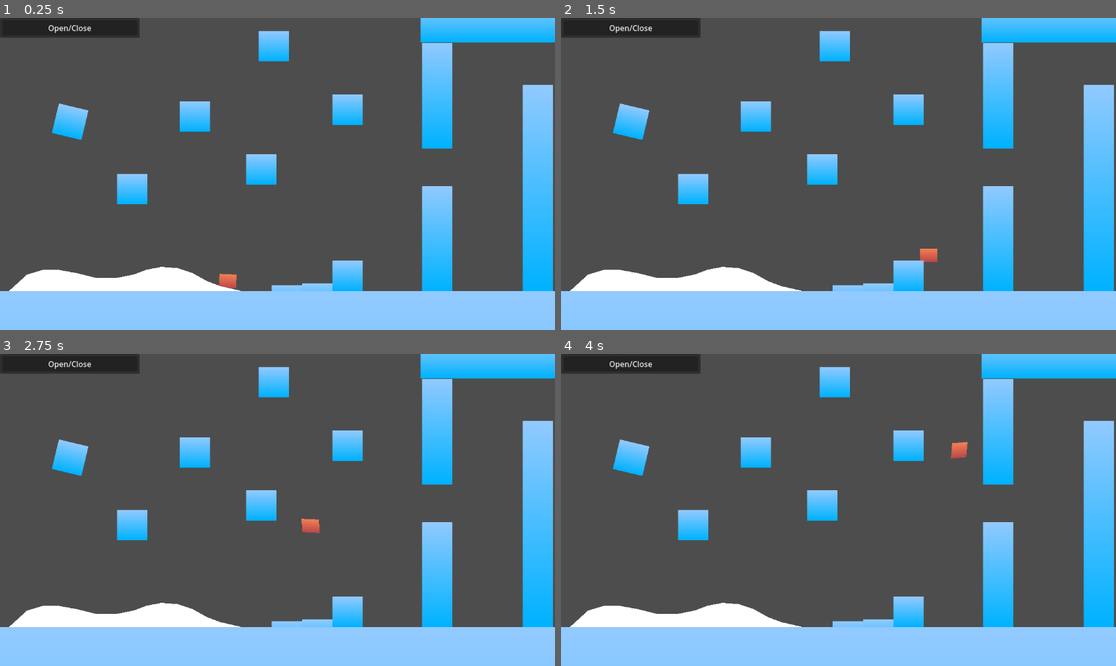
Above: before the commit, frames 1-4 (two rows, left to right).
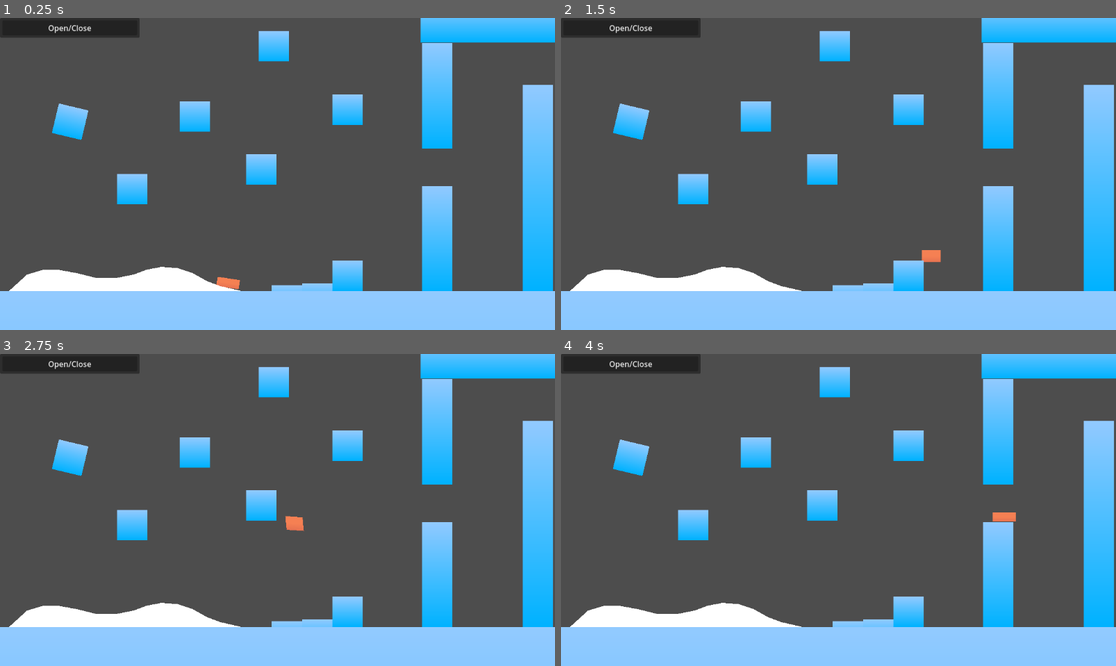
Above: after the commit, the same moments.

Repository: Aexll/SmoothPlatformer
Game: Godot game, scene res://Scenes/TestScene.tscn
Same seed, same stepped clock (60 frames per second), same inputs: the game is played once before the commit and once after it.
Inputs (mouse positions are in pixels of both pictures, inside the frame that each line leads up to):
- Up to frame 1 (0.25 s): no input
- Up to frame 2 (1.5 s): tap Enter at 0.5 s; move the mouse to (960, 158) at 0.52 s; hold D (move_right) from 0.53 s (still down); tap Space (jump) at 0.6, 0.77, 1.07 s; move the mouse to (727, 189) at 1.27 s; right-click (727, 189) at 1.35 s
- Up to frame 3 (2.75 s): tap Space (jump) at 1.52, 1.55, 1.82, 2.3 s; move the mouse to (333, 441) at 2.02 s; release D (move_right) at 2.03 s; hold A (move_left) from 2.03 s (still down); tap F (timeslow) at 2.1 s
- Up to frame 4 (4 s): move the mouse to (810, 572) at 2.77 s; release A (move_left) at 2.78 s; hold D (move_right) from 2.78 s (still down); tap Enter at 2.85 s; tap Space (jump) at 3.02, 3.05, 3.32, 3.6, 3.77 s; move the mouse to (1005, 556) at 3.52 s

The runs differ from the first frame. In frame 1, 0.2% of the frame differs, in the area x 38-44%, y 81-87%; in frame 2, 0.1%; in frame 3, 0.3%, in the area x 51-58%, y 51-58%; in frame 4, 0.3%.

Commit message:
tweened hit animation + apex modification

Diff:
--- /dev/null
+++ b/Scenes/Inertia.gdshader
@@ -0,0 +1,26 @@
+shader_type canvas_item;
+
+uniform float amplitude = 20.f;
+uniform float speed = 2.f;
+uniform vec2 dir = vec2(10,-10);
+
+uniform vec2 line_point = vec2(0,0); // Un point sur la ligne
+uniform vec2 line_dir = vec2(1,1);  // Direction de la ligne
+
+void vertex() {
+	//VERTEX =  mix(VERTEX,VERTEX+dir,pow(distance(VERTEX.y,16)/32.0,2));
+	vec2 line_dir_norm = normalize(line_dir);
+	vec2 pts = VERTEX - line_point;
+	float proj_len = dot(pts,line_dir_norm);
+	vec2 proj_pts = line_point + proj_len * line_dir_norm;
+	VERTEX = mix(VERTEX,proj_pts,0.5);
+}
+
+void fragment() {
+
+}
+
+//void light() {
+	// Called for every pixel for every light affecting the CanvasItem.
+	// Uncomment to replace the default light processing function with this one.
+//}
--- a/Scenes/Player.gd
+++ b/Scenes/Player.gd
@@ -2,11 +2,12 @@
 
 
 @export var apex_curve:Curve
-@export var img:Sprite2D
+#@export var img:Sprite2D
+@onready var visual:Polygon2D = $Node2D/Node2D/Polygon2D
 
 var SPEED		:float = 400	## Targeted speed
-var ACC			:float = 240	## acceleration
-var AIRC		:float = 2		## air control divider (the higher the value the less control you have)
+var ACC			:float = 250	## acceleration
+var AIRC		:float = 0.5	## air control divider (the higher the value the less control you have)
 var GRA			:float = 40		## gravity acceleration
 var TRGGRA		:float = 700 	## Targeted gravity with air drag
 var JMP			:float = 800	## Jump velocity
@@ -16,12 +17,15 @@
 var COYINT		:float = 0.1	## Coyote time interval
 var WALLDRAG	:float = 0.5	## Wall Drag Factor
 var DSHV		:float = 1500	## Dash velocity
+var APXVV		:float = 40		## Apex vertical velocity switch
+var APXGF		:float = 0.90	## Apex gravity factor
 
 ## VISUALS
 
 var SQSHT		:float = 0.2	## Squeeshing time
 var SQSHI		:float = 0.8	## Squeeshing intensity
-
+var DFRMSZ		:float = 1		## Defrome size (deformation from velocity)
+var DFRMMX		:float = 0.5	## Defrome maximum
 
 
 
@@ -40,29 +44,29 @@
 var jump_ended_early = false
 
 ## apex
-var apex_mode_time:float = APEXT
-var apex_reached:bool = false
-var apex_reached_time:float = 0
-var in_apex_mode:bool:
-	get: return apex_reached and wtime(apex_reached_time,apex_mode_time)
-var apex_mode_factor:float:
-	get: return ((time-apex_reached_time)/apex_mode_time)
-var apex_mode_factor_curved:float:
-	get: return apex_curve.sample(apex_mode_factor)
+var at_apex:bool = false
+var apex_factor:float: ## when in apex mode, 1 when at apex top, if at down
+	get: return 1-(clamp(abs(velocity[1])/APXVV,0,1))
 
 
 var speed:float:
 	get:
 		var final_speed = SPEED
-		#if in_apex_mode: final_speed*=1+apex_mode_factor_curved*0.1
 		return final_speed
+
+var air_control:float:
+	get:
+		var final_ac = AIRC
+		if at_apex: final_ac *= 1+apex_factor*5
+		return final_ac
 
 var gravity:float:
 	get:
 		var final_gravity = GRA
 		if jump_ended_early:
 			final_gravity *= JMPRLYGF # jump_ended_early_gravity_factor
-		if in_apex_mode:final_gravity*=1-apex_mode_factor_curved
+		#if in_apex_mode:final_gravity*=1-apex_mode_factor_curved
+		if at_apex:final_gravity*=1 - apex_factor*APXGF
 		return final_gravity
 
 
@@ -77,9 +81,10 @@
 var in_jump = false
 func jump():
 	if in_jump: return # avoiding jump buffering overflow
+	if tween_squeesh_inst: tween_reset()
 	jump_ended_early = false
 	in_jump = true
-	apex_reached_time = 0
+	#apex_reached_time = 0
 	jump_press_time = -1
 	velocity[1] = -1*JMP
 
@@ -100,18 +105,25 @@
 var tween_squeesh_inst:Tween # only one instance so it can be retriggered with ease
 
 func tween_squeesh(dir:Vector2,delay:float = 0.1,intensity:float = 0.5):
+	if tween_squeesh_inst: tween_squeesh_inst.stop()
 	var mp = Vector2(abs(cos(dir.angle())),abs(sin(dir.angle())))
 	var midscale = Vector2(1+0.4*intensity,1+0.4*intensity) - (mp) * 0.8 * intensity
-	var midpos = Vector2(cos(dir.angle()),sin(dir.angle()))*(10*(intensity))
+	var midpos = Vector2(cos(dir.angle()),sin(dir.angle()))*10*intensity
 	tween_squeesh_inst = get_tree().create_tween()
-	tween_squeesh_inst.tween_property($Node2D/Node2D/Sprite2D, "position", midpos, delay/4)#.set_trans(SQSHT).set_ease(Tween.EASE_OUT)
+	tween_squeesh_inst.tween_property(visual, "position", midpos, delay/4)#.set_trans(Tween.TRANS_CIRC).set_ease(Tween.EASE_OUT)
 	tween_squeesh_inst.parallel().tween_property($Node2D/Node2D, "scale", midscale, delay/4)#.set_trans(SQSHT).set_ease(Tween.EASE_OUT)
-	tween_squeesh_inst.tween_property($Node2D/Node2D/Sprite2D, "position", Vector2(), delay/2)#.set_trans(SQSHT).set_ease(Tween.EASE_IN)
+	tween_squeesh_inst.tween_property(visual, "position", Vector2(), delay/2)#.set_trans(Tween.TRANS_CIRC).set_ease(Tween.EASE_OUT)
 	tween_squeesh_inst.parallel().tween_property($Node2D/Node2D, "scale", Vector2(1,1), delay/2)#.set_trans(SQSHT).set_ease(Tween.EASE_IN)
 	await tween_squeesh_inst.finished
 
-
-func on_wall_hit():
+func tween_reset():
+	tween_squeesh_inst.stop()
+	tween_squeesh_inst = get_tree().create_tween()
+	tween_squeesh_inst.tween_property(visual, "position", Vector2(), 0.05)#.set_trans(SQSHT).set_ease(Tween.EASE_IN)
+	tween_squeesh_inst.parallel().tween_property($Node2D/Node2D, "scale", Vector2(1,1), 0.05)#.set_trans(SQSHT).set_ease(Tween.EASE_IN)
+	await tween_squeesh_inst.finished
+
+func on_wall_enter():
 	in_jump = false
 	on_wall = true
 	if wtime(jump_press_time,JMPBUFT):
@@ -122,50 +134,48 @@
 	on_wall = false
 	last_was_on_wall_time = time
 
-func when_wall_hit():
+func when_on_wall():
 	## Wall Drag
 	var direction = Input.get_axis("move_left","move_right")
 	if direction*get_wall_normal()[0] < 0:
 		velocity[1] *= WALLDRAG
 	pass
 
-func when_in_air():
-	velocity[1] = move_toward(velocity[1],TRGGRA,gravity)
-
-func on_in_air():
-	on_floor=false
-	last_was_on_floor_time = time
-
-func on_in_ground():
+
+
+func on_floor_enter():
 	on_floor=true
-	apex_reached=false
+	#apex_reached=false
 	in_jump=false
 	if wtime(jump_press_time,JMPBUFT):
 		jump()
 	tween_squeesh(Vector2.DOWN,SQSHT,SQSHI)
 
-func on_apex_reached():
-	apex_reached=true
-	apex_reached_time=time
+func on_floor_leave():
+	on_floor=false
+	last_was_on_floor_time = time
+
+func when_on_floor():
+	pass
+
 
 func _physics_process(delta):
-	if not is_on_floor():
-		when_in_air()
-		if on_floor: # when first leaving the floor
-			on_in_air()
-	elif !on_floor: # when hiting the ground for the first time
-		on_in_ground()
-
-	if not apex_reached and velocity[1] > 0:
-		on_apex_reached()
-
+
+	## FLOOR
+	if is_on_floor():
+		when_on_floor()
+		if not on_floor: on_floor_enter()
+	elif on_floor:
+		on_floor_leave()
+
+	## WALL
 	if is_on_wall():
-		when_wall_hit()
-		if not on_wall:
-			on_wall_hit()
+		when_on_wall()
+		if not on_wall: on_wall_enter()
 	elif on_wall:
 		on_wall_leave()
 
+	## CELING
 	if is_on_ceiling():
 		if not on_celling:
 			on_celling = true
@@ -173,17 +183,27 @@
 	elif on_celling:
 		on_celling = false
 
+	## GRAVITY
+	if not on_floor:
+		velocity[1] = move_toward(velocity[1],TRGGRA,gravity)
+
+
+	## APEX
+	at_apex = abs(velocity[1]) < APXVV
+
+
+	## DIRECTION
 	var direction_x = Input.get_axis("move_left","move_right")
 	var direction_y = Input.get_axis("move_up","move_down")
 	var direction = Vector2(direction_x,direction_y)
 
-
+	## TIMESCALE
 	if Input.is_action_just_pressed("timeslow"):
 		Engine.set_time_scale(0.2)
 	if Input.is_action_just_released("timeslow"):
 		Engine.set_time_scale(1)
 
-
+	## JUMP START
 	if Input.is_action_just_pressed("jump"):
 		jump_press_time = time
 		if is_on_floor() or in_coyote_interval_floor():
@@ -194,24 +214,27 @@
 		elif is_on_wall() or in_coyot_interval_wall():
 			wall_jump()
 
+	## JUMP STOP
 	if Input.is_action_just_released("jump"):
 		if in_jump and velocity[1] < 0:
 			jump_ended_early = true
 
-
+	## DASH (PROTOTYPE)
 	#if direction and Input.is_action_just_pressed("dash"):
 		#velocity = (direction).normalized()*DSHV
 
+	## MOVING
 	if direction_x:
 		if is_on_floor():
 			velocity[0] = move_toward(velocity[0], direction_x*speed, ACC)
 		else:
-			velocity[0] = move_toward(velocity[0], direction_x*speed, ACC/AIRC)
+			velocity[0] = move_toward(velocity[0], direction_x*speed, ACC*air_control)
 	else:
 		if is_on_floor():
 			velocity[0] = move_toward(velocity[0], direction_x*speed, ACC)
 		else:
 			velocity[0] = move_toward(velocity[0], 0, ACC/8)
+
 
 	if is_on_floor():
 		$Node2D.rotation = move_toward($Node2D.rotation, (get_floor_normal().rotated(deg_to_rad(90))).angle(),0.05)
@@ -219,13 +242,19 @@
 		#$Node2D.rotation = move_toward($Node2D.rotation, (get_wall_normal().rotated(deg_to_rad(180))).angle(),0.1)
 	else:
 		$Node2D.rotation = move_toward($Node2D.rotation, 0,0.1)
-	#$Node2D.skew = velocity[0]
-	#linear_velocity = Vector2(Input.get_axis("move_left","move_right")*1000,linear_velocity[1])
-
-	#$Node2D/Sprite2D.material.get_shader_parameter("r")
-	#$Node2D/Sprite2D.get_material().set_shader_parameter("size", 0.0);
+
 
 	move_and_slide()
 
-	$Node2D/Node2D/Sprite2D.material.set_shader_parameter("r", (velocity).angle()*-2);
-	$Node2D/Node2D/Sprite2D.material.set_shader_parameter("size", abs(clamp(velocity.length()/3000,0,0.5)));
+	## VISUAL
+	visual.material.set_shader_parameter("r", (velocity).angle()*-2);
+	var curent_size = visual.material.get_shader_parameter("size")
+	var target_size = abs(clamp(velocity.length()/(3000*(1/DFRMSZ)),0,DFRMMX))
+	visual.material.set_shader_parameter("size", move_toward(curent_size,target_size,0.8*delta));
+	var current_offset = visual.material.get_shader_parameter("offset")
+	var offset = Vector2()
+	if on_floor:
+		offset += Vector2(0,8)
+	if on_wall:
+		offset += Vector2(get_wall_normal()[0]*-8,0)
+	visual.material.set_shader_parameter("offset", lerp(current_offset,offset, 0.1) );
--- a/Scenes/Squeeshing.gdshader
+++ b/Scenes/Squeeshing.gdshader
@@ -1,6 +1,6 @@
 shader_type canvas_item;
 
-uniform float size = 1;
+uniform float size = 0;
 uniform float r = 0;
 uniform vec2 offset = vec2(0,0);
 //uniform float x = 0;
@@ -20,6 +20,7 @@
 	VERTEX *= deform;
 	VERTEX.y += ary.y * offset.y * -2.0;
 	VERTEX.x += arx.x * offset.x * -2.0;
+	//VERTEX += ary;
 
 }
 
--- a/Scenes/TestScene.tscn
+++ b/Scenes/TestScene.tscn
@@ -25,9 +25,14 @@
 gradient = SubResource("Gradient_xdhhk")
 fill_from = Vector2(1, 1)
 
-[sub_resource type="CapsuleShape2D" id="CapsuleShape2D_k44qm"]
-radius = 16.0
-height = 32.0
+[sub_resource type="ShaderMaterial" id="ShaderMaterial_8gqqi"]
+shader = ExtResource("2_0pxag")
+shader_parameter/size = 0.31
+shader_parameter/r = 0.06
+shader_parameter/offset = Vector2(0, 8)
+
+[sub_resource type="CircleShape2D" id="CircleShape2D_xkrip"]
+radius = 15.8
 
 [sub_resource type="Animation" id="Animation_7afvw"]
 resource_name = "hit_down"
@@ -228,6 +233,16 @@
 object = NodePath("../../../../../../CharacterBody2D")
 field_name = "SQSHI"
 
+[node name="HBoxContainer13" parent="Control/PanelContainer/MarginContainer/VBoxContainer2/VBoxContainer" node_paths=PackedStringArray("object") instance=ExtResource("1_4mjfd")]
+layout_mode = 2
+object = NodePath("../../../../../../CharacterBody2D")
+field_name = "DFRMSZ"
+
+[node name="HBoxContainer14" parent="Control/PanelContainer/MarginContainer/VBoxContainer2/VBoxContainer" node_paths=PackedStringArray("object") instance=ExtResource("1_4mjfd")]
+layout_mode = 2
+object = NodePath("../../../../../../CharacterBody2D")
+field_name = "DFRMMX"
+
 [node name="CharacterBody2D" type="CharacterBody2D" parent="."]
 position = Vector2(472, 505)
 floor_snap_length = 10.0
@@ -241,9 +256,16 @@
 position = Vector2(0, -16)
 
 [node name="Sprite2D" type="Sprite2D" parent="CharacterBody2D/Node2D/Node2D"]
+visible = false
 material = SubResource("ShaderMaterial_b330b")
 scale = Vector2(0.5, 0.5)
 texture = SubResource("GradientTexture2D_np473")
+
+[node name="Polygon2D" type="Polygon2D" parent="CharacterBody2D/Node2D/Node2D"]
+material = SubResource("ShaderMaterial_8gqqi")
+texture = SubResource("GradientTexture2D_np473")
+polygon = PackedVector2Array(-16, -16, -12, -16, -8, -16, -4, -16, 0, -16, 4, -16, 8, -16, 12, -16, 16, -16, 16, -12, 16, -8, 16, -4, 16, -0.0216579, 16, 4, 16, 8, 16, 12, 16, 16, 12, 16, 8, 16, 4, 16, 0, 16, -4, 16, -8, 16, -12, 16, -16, 16, -16, 12, -16, 8, -16, 4, -16, 0, -16, -4, -16, -8, -16, -12)
+uv = PackedVector2Array(-16, -16, -10, -16, -5, -16, 5, -16, 10, -16, 16, -16, 16, -10, 16, -5, 16, 5, 16, 10, 16, 16, 10, 16, 5, 16, -5, 16, -10, 16, -16, 16, -16, 10, -16, 5, -16, -5, -16, -10)
 
 [node name="ParticleQueue" type="Node2D" parent="CharacterBody2D/Node2D"]
 script = ExtResource("6_mtmrp")
@@ -259,7 +281,7 @@
 collide_with_areas = true
 
 [node name="CollisionShape2D" type="CollisionShape2D" parent="CharacterBody2D"]
-shape = SubResource("CapsuleShape2D_k44qm")
+shape = SubResource("CircleShape2D_xkrip")
 
 [node name="AnimationPlayer" type="AnimationPlayer" parent="CharacterBody2D"]
 libraries = {
Binary file added: Assets/PlayerSprites.png
Not shown, added: Assets/PlayerSprites.png.import
Not shown: 1 places in Scenes/TestScene.tscn that only renumber resources
